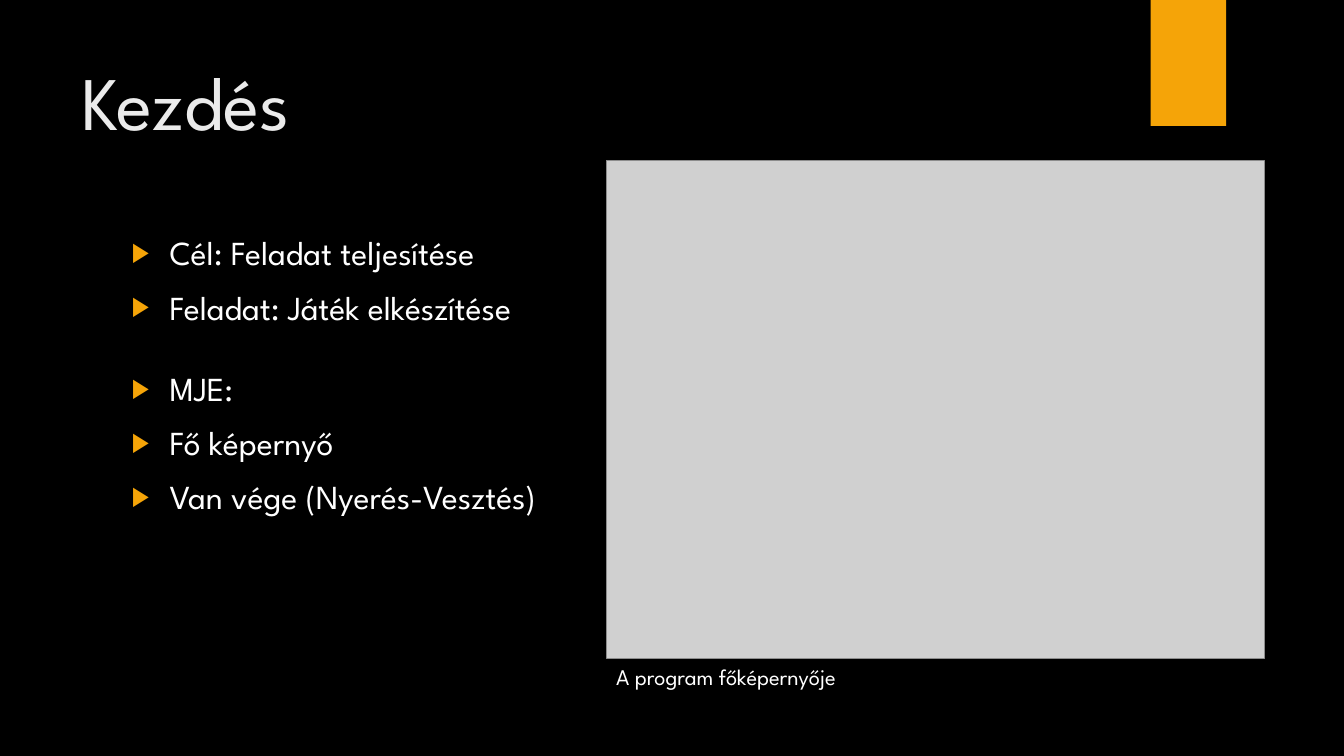
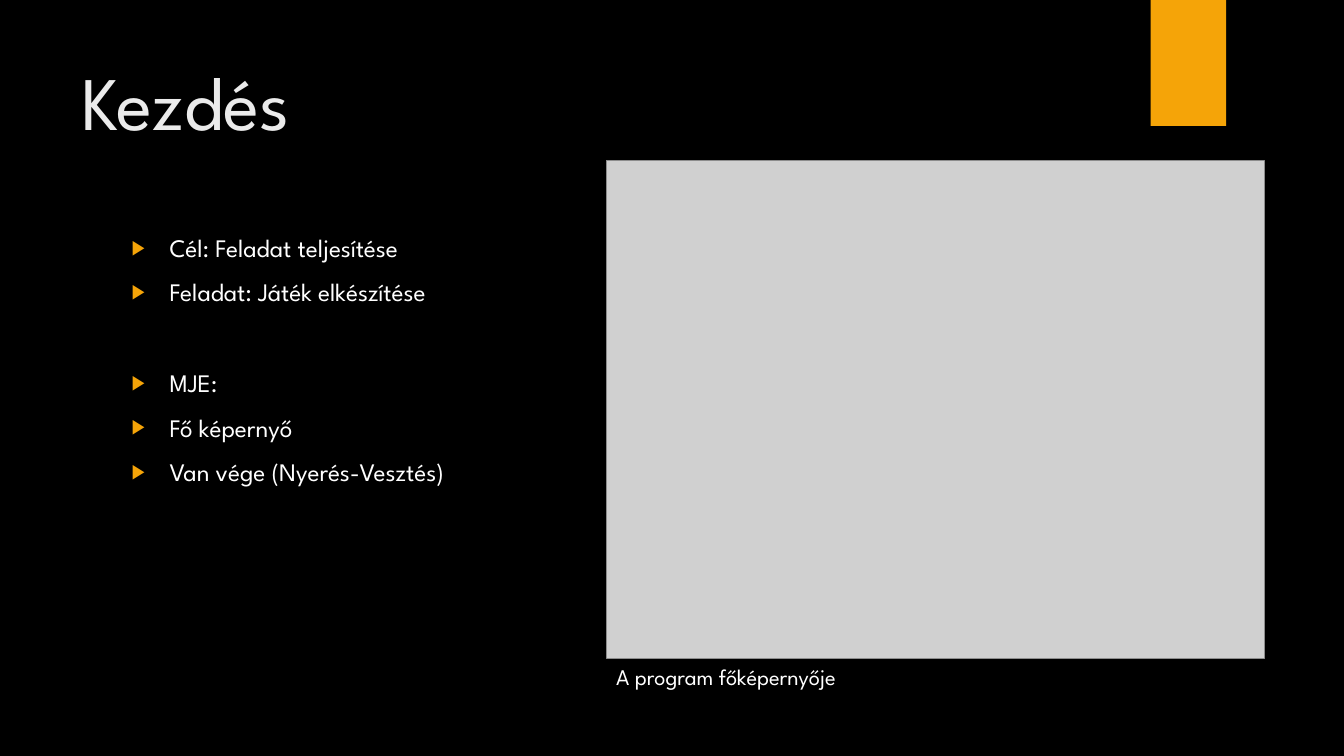
Before and after one commit to kecskeszsoltistvan/OrdogEsPokol, a slide deck: slide 3 of Ne érj a piroshoz.pptx. Drawn at 1344x756 pixels with LibreOffice and Linux fonts; fonts in the diff are those of the drawing; grey boxes stand for pictures; background and template pictures are left out. Boxes give left, top, right and bottom in pixels: in the first picture for what was removed or moved away, otherwise in the second. Text is boxed around its words. In the diff, an @@ line names an element or a change of style, - is before the commit and + after.

```diff
--- a/Ne érj a piroshoz.pptx
+++ b/Ne érj a piroshoz.pptx
@@ text "Cél: Feladat teljesítése" at (170,239,425,302): size 24 to 18 pt @@
@@ text "MJE:" at (170,375,444,487): size 24 to 18 pt @@
```
Also in this commit, not shown: 2 other slides changed, 1 slide added.
